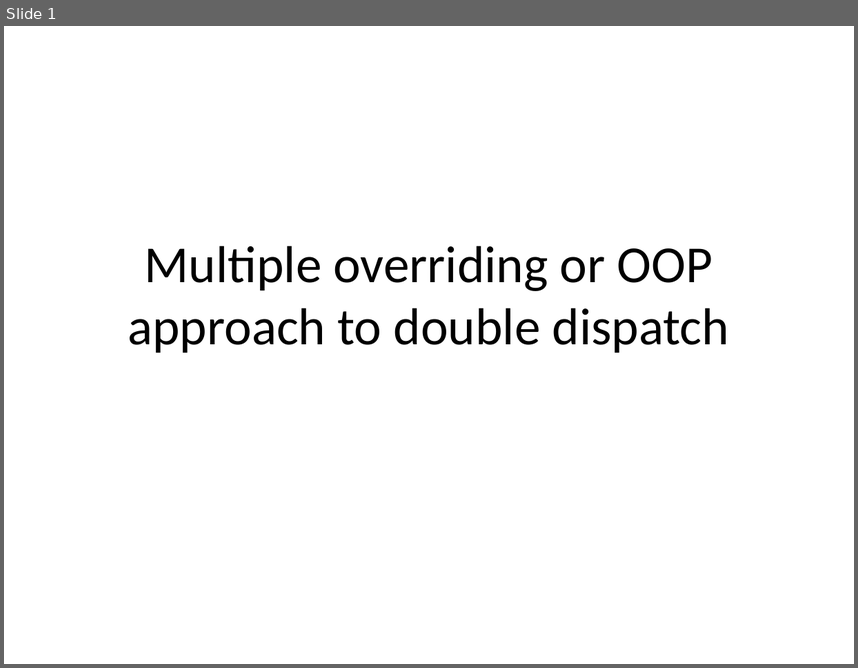
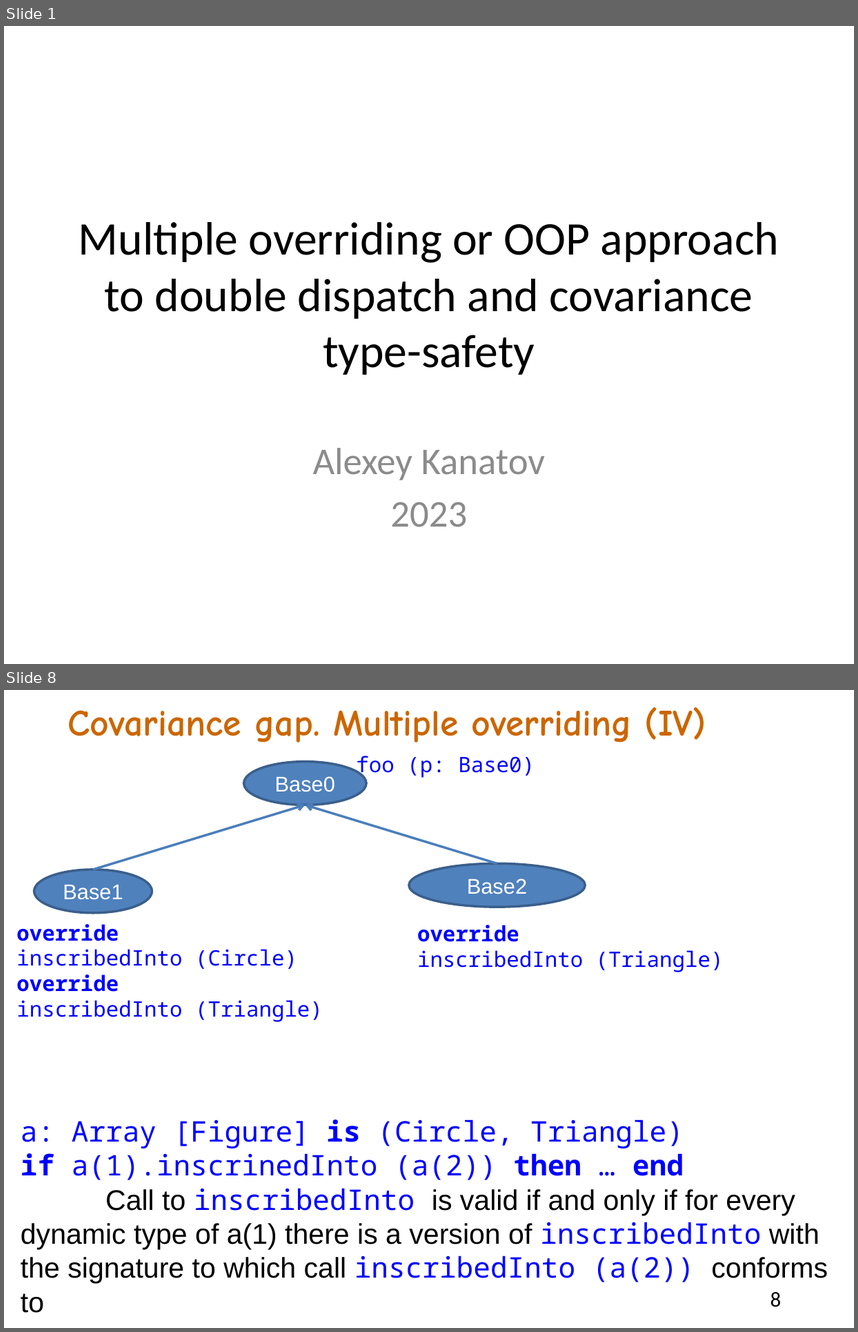
Before and after one commit to akanatov/SLang-, a slide deck: Docs/Multiple overriding or OOP approach to double dispatch.pptx. Shown one above the other, each under a label of ours: slide 1 before the commit, slides 1 and 8 after it; the slides between them are not shown. The pictures are 858x668 and 858x1332 pixels, drawn with LibreOffice and Linux fonts; fonts in the diff are those of the drawing. Boxes give left, top, right and bottom in pixels: in the first picture for what was removed or moved away, otherwise in the second. Text is boxed around its words. In the diff, an @@ line names an element or a change of style, - is before the commit and + after.

Commit message:
Multiple overring

```diff
--- a/Docs/Multiple overriding or OOP approach to double dispatch.pptx
+++ b/Docs/Multiple overriding or OOP approach to double dispatch.pptx
@@ slide 8 added at (4, 690, 854, 1328), background #FFFFFF @@
@@ text added at (67, 707, 706, 742), 31.4 pt, text #CC6600, bold @@
+Covariance gap. Multiple overriding (IV)
@@ group added at (16, 756, 724, 1022): 3 ellipses, 3 texts, 2 arrows @@
+Base0
+Base2
+Base1
+foo (p: Base0)
+override
+inscribedInto (Circle)
+override
+inscribedInto (Triangle)
+override
+inscribedInto (Triangle)
@@ text added at (21, 1119, 828, 1312), 24 pt, text #0000FF @@
+a: Array [Figure] is (Circle, Triangle)
+if a(1).inscrinedInto (a(2)) then … end
+Call to inscribedInto is valid if and only if for every dynamic type of a(1) there is a version of inscribedInto with the signature to which call inscribedInto (a(2)) conforms to
@@ page number added at (771, 1292, 782, 1307), 18 pt, text #000000 @@
+8
@@ slide 1 changed as well @@
@@ title at (79, 222, 780, 374): text changed; size 44 to 39.6 pt @@
-Multiple overriding or OOP approach to double dispatch
+Multiple overriding or OOP approach to double dispatch and covariance type-safety
@@ subtitle added at (313, 448, 546, 527), 32 pt, text #8C8C8C @@
+Alexey Kanatov
+2023
```
Also in this commit, not shown: 2 other slides changed, 4 other slides added.
